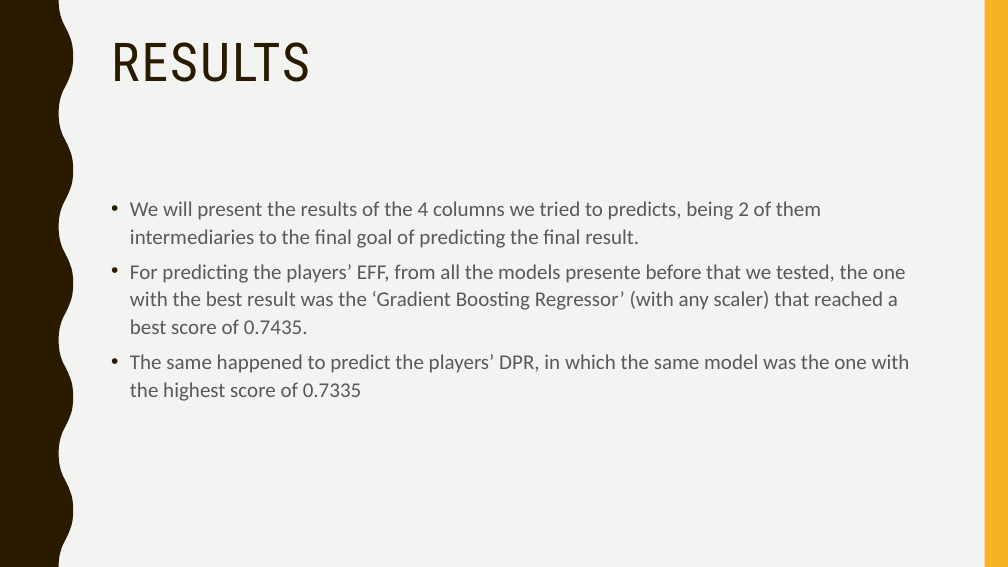
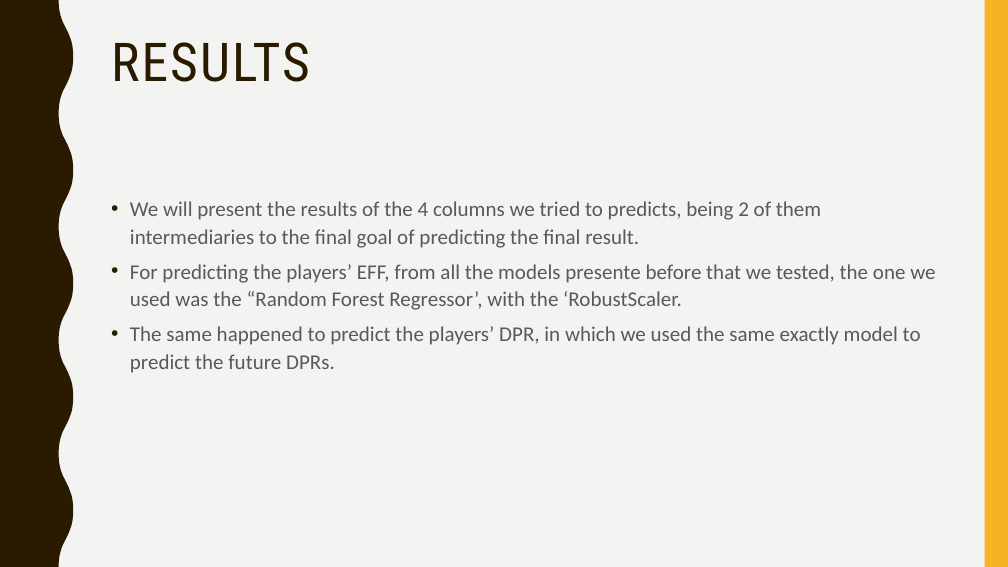
Before and after one commit to afs202005277/AC, a slide deck: slide 22 of ppt projeto.pptx. Drawn at 1008x567 pixels with LibreOffice and Linux fonts; fonts in the diff are those of the drawing. Boxes give left, top, right and bottom in pixels: in the first picture for what was removed or moved away, otherwise in the second. Text is boxed around its words. In the diff, an @@ line names an element or a change of style, - is before the commit and + after.

```diff
--- a/ppt projeto.pptx
+++ b/ppt projeto.pptx
@@ text at [130,264,935,373]: text changed @@
-• For predicting the players’ EFF, from all the models presente before that we tested, the one with the best result was the ‘Gradient Boosting Regressor’ (with any scaler) that reached a best score of 0.7435.
-• The same happened to predict the players’ DPR, in which the same model was the one with the highest score of 0.7335
+• For predicting the players’ EFF, from all the models presente before that we tested, the one we used was the “Random Forest Regressor’, with the ‘RobustScaler.
+• The same happened to predict the players’ DPR, in which we used the same exactly model to predict the future DPRs.
```
Also in this commit, not shown: 2 other slides changed, 6 slides added, 13 slides removed.
